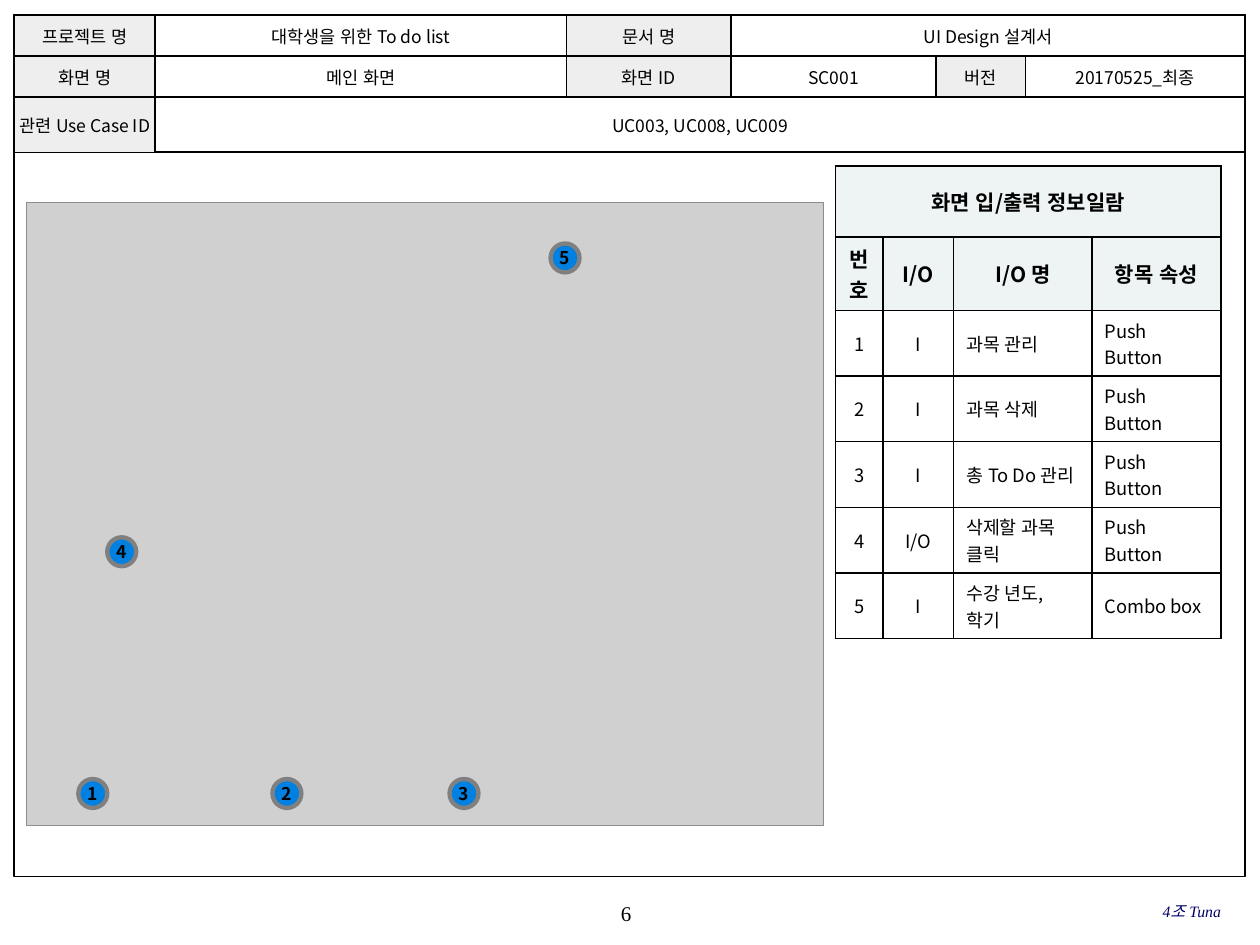
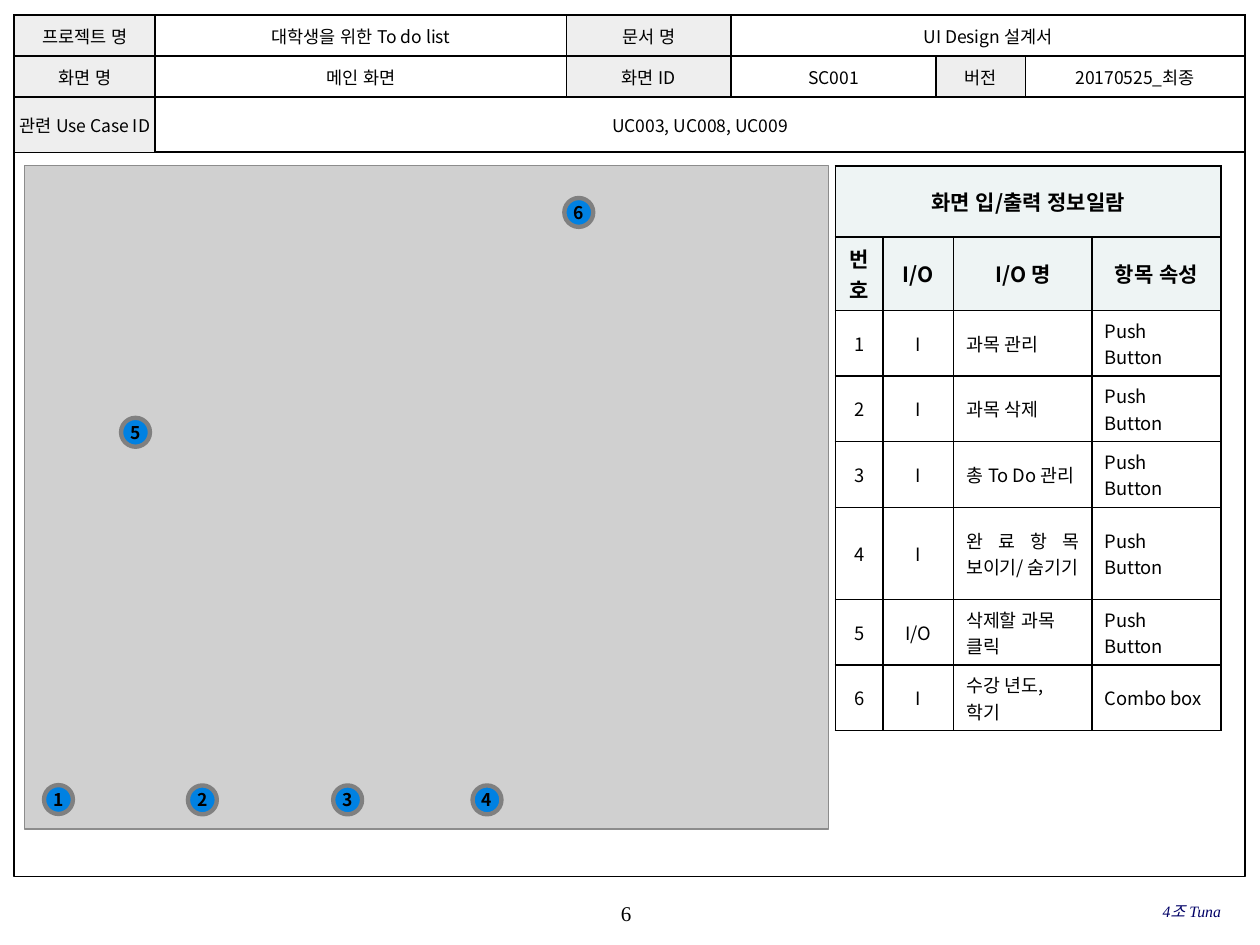
Before and after one commit to SE-admin/SE2017_4_tuna, a slide deck: slide 6 of doc/3_ 설계서/UI Design 설계서.pptx. Drawn at 1260x945 pixels with LibreOffice and Linux fonts; fonts in the diff are those of the drawing; grey boxes stand for pictures; background and template pictures are left out. Boxes give left, top, right and bottom in pixels: in the first picture for what was removed or moved away, otherwise in the second. Text is boxed around its words. In the diff, an @@ line names an element or a change of style, - is before the commit and + after.

```diff
--- a/doc/3_ 설계서/UI Design 설계서.pptx
+++ b/doc/3_ 설계서/UI Design 설계서.pptx
@@ picture: place and size @@
-picture at (26, 203, 823, 825)
+picture at (25, 166, 829, 830)
@@ table at (835, 166, 1221, 725) @@
-row 6: 4 | I/O | 삭제할 과목 클릭 | Push Button
-row 7: 5 | I | 수강 년도, 학기 | Combo box
+row 6: 4 | I | 완료항목 보이기/ 숨기기 | Push Button
+row 7: 5 | I/O | 삭제할 과목 클릭 | Push Button
+row 8: 6 | I | 수강 년도, 학기 | Combo box
@@ ellipse added at (564, 198, 593, 227), fill #0081E2, outline #808080 2.5 pt, 10 pt, text #000000, bold @@
+6
@@ ellipse "5": place and size @@
-ellipse "5" at (551, 243, 580, 272)
+ellipse "5" at (121, 418, 150, 447)
@@ ellipse "1": place and size @@
-ellipse "1" at (78, 779, 107, 808)
+ellipse "1" at (44, 785, 73, 814)
@@ ellipse "2": place and size @@
-ellipse "2" at (272, 779, 301, 808)
+ellipse "2" at (188, 785, 217, 814)
@@ ellipse "3": place and size @@
-ellipse "3" at (450, 779, 479, 808)
+ellipse "3" at (333, 785, 362, 814)
@@ ellipse "4": place and size @@
-ellipse "4" at (107, 537, 136, 566)
+ellipse "4" at (472, 785, 501, 814)
```
Also in this commit, not shown: 4 other slides changed.
